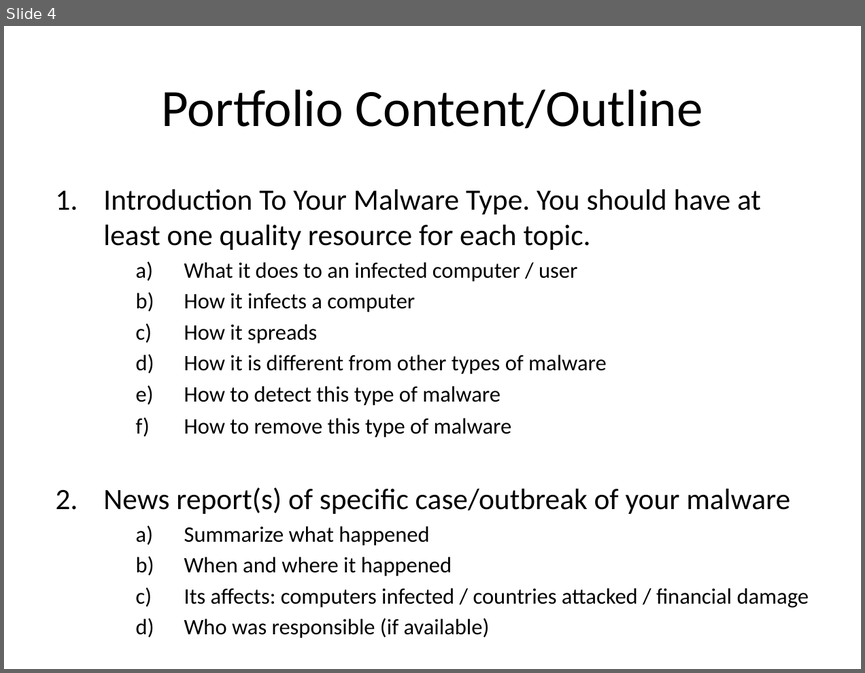
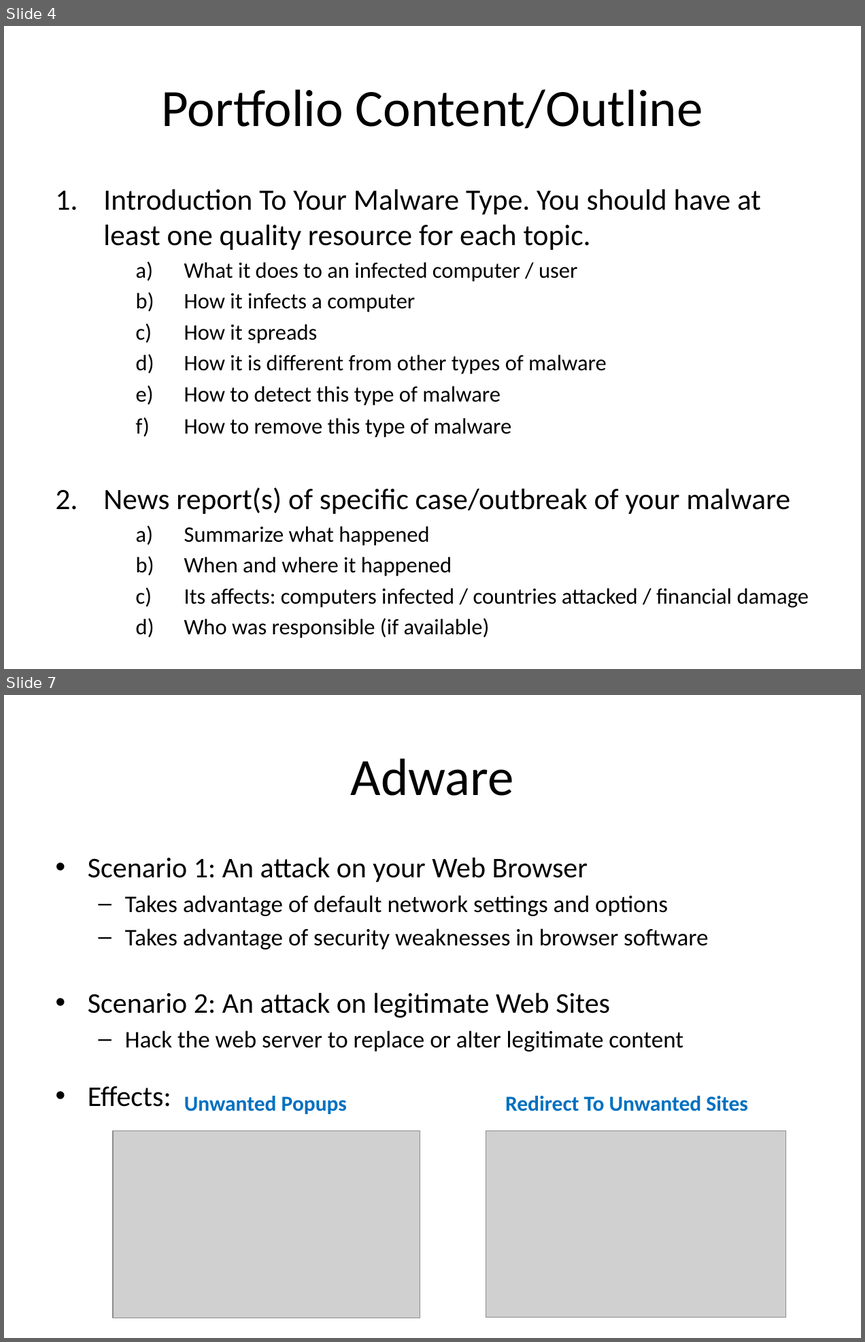
Before and after one commit to Greg5519/ICS2O0, a slide deck: Topic A Understanding Computers/A.4 Lesson - Types Of Malware.pptx. Shown one above the other, each under a label of ours: slide 4 before the commit, slides 4 and 7 after it; the slides between them are not shown. The pictures are 865x673 and 865x1342 pixels, drawn with LibreOffice and Linux fonts; fonts in the diff are those of the drawing; grey boxes stand for pictures. Boxes give left, top, right and bottom in pixels: in the first picture for what was removed or moved away, otherwise in the second. Text is boxed around its words. In the diff, an @@ line names an element or a change of style, - is before the commit and + after.

```diff
--- a/Topic A Understanding Computers/A.4 Lesson - Types Of Malware.pptx
+++ b/Topic A Understanding Computers/A.4 Lesson - Types Of Malware.pptx
@@ slide 7 added at [4, 695, 861, 1338], background #FFFFFF @@
@@ title added at [351, 758, 514, 796], 44 pt, text #000000 @@
+Adware
@@ text added at [88, 857, 708, 1106], 20 pt, text #000000 @@
+• Scenario 1: An attack on your Web Browser
+  – Takes advantage of default network settings and options
+  – Takes advantage of security weaknesses in browser software
+• Scenario 2: An attack on legitimate Web Sites
+  – Hack the web server to replace or alter legitimate content
+• Effects:
@@ text added at [184, 1096, 347, 1114], 18 pt, text #0070C0, bold @@
+Unwanted Popups
@@ text added at [505, 1096, 747, 1111], 18 pt, text #0070C0, bold @@
+Redirect To Unwanted Sites
@@ picture added at [113, 1130, 419, 1317] @@
@@ picture added at [485, 1130, 785, 1317] @@
```
Also in this commit, not shown: 5 other slides added, 1 other file.
